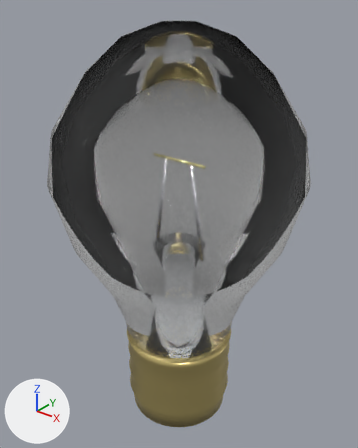
Renders of the glTF model assets/physics/bulb/out/bulb.glb from each side of a commit.
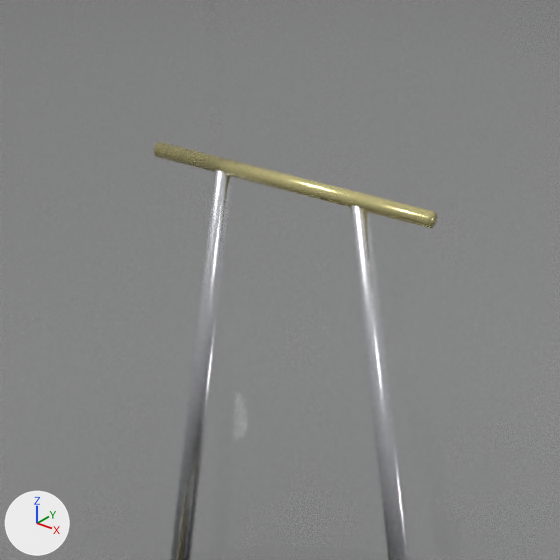
The first picture shows the older version from a camera (50 mm lens) standing at (0.0687, -0.0858, 0.1149) and looking at (-0.0015, 0.0019, 0.0605). The close-ups show the older and then the newer version on the part from 35% to 64% of the width and 28% to 51% of the height of that picture. Only the edits that show in the close-ups are written down. Arrows for +X, +Y and +Z are at lower left; the lights stay in place. Everything nearer to the camera than a plane just in front of the edit is cut away. Where no turn or scale is listed for an object, it has been applied to the vertices.

In view in the first close-up: 'bulb-filament', 'bulb-globe', 'bulb-lead-wire--1', 'bulb-lead-wire-1'.
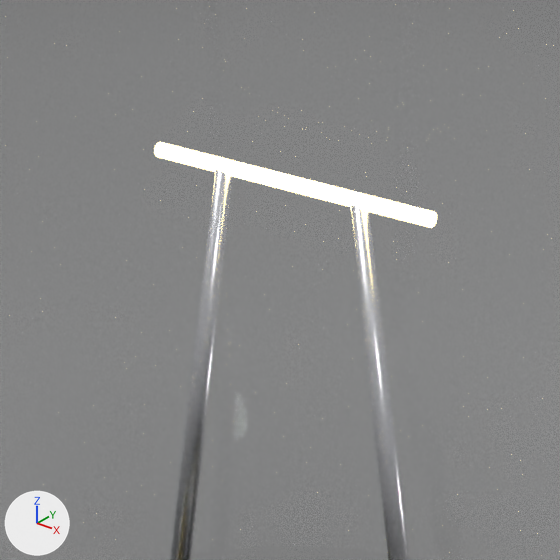
Boxes [x1, y1, x2, y2] around the edits, measured in the close-ups (560 x 560 px):
'bulb-filament', surface changed (lighter)
    both: [154, 142, 437, 228]

The change, as a diff of the scene's bpy script:
```diff
--- a/assets/physics/bulb/out/bulb.glb.py
+++ b/assets/physics/bulb/out/bulb.glb.py
@@ mat_bulb_filament @@
 mat_bulb_filament.roughness = 0.2
+mat_bulb_filament.emission_strength = 3.5
```
